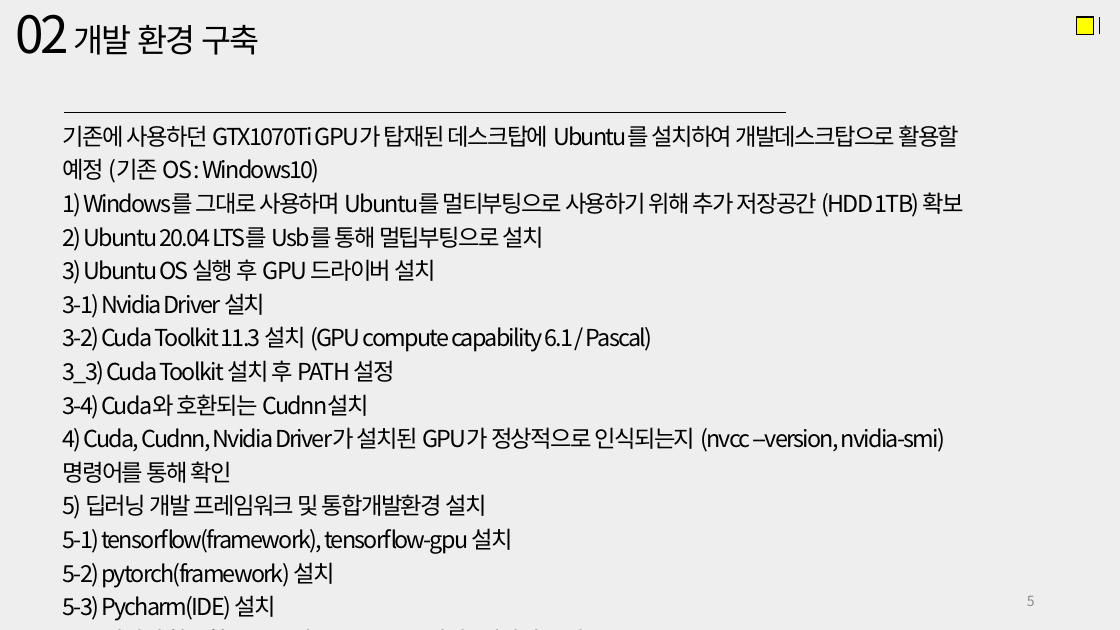
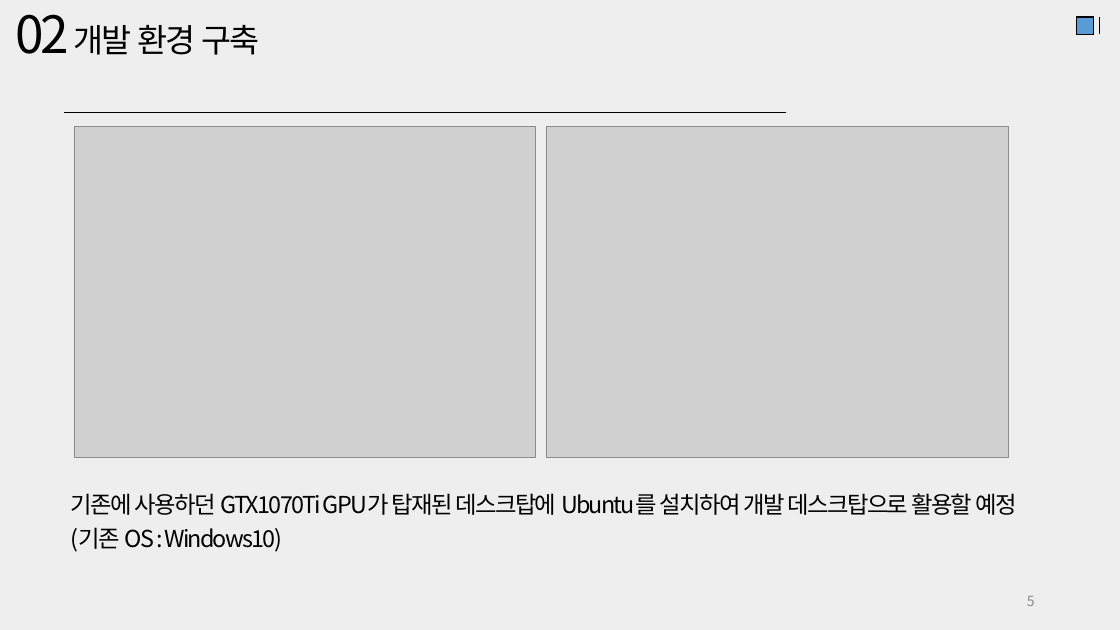
Before and after one commit to JaeHyung-Jung/UNDERDOG, a slide deck: slide 5 of 6주차/중간결과 발표자료.pptx. Drawn at 1120x630 pixels with LibreOffice and Linux fonts; fonts in the diff are those of the drawing; grey boxes stand for pictures. Boxes give left, top, right and bottom in pixels: in the first picture for what was removed or moved away, otherwise in the second. Text is boxed around its words. In the diff, an @@ line names an element or a change of style, - is before the commit and + after.

```diff
--- a/6주차/중간결과 발표자료.pptx
+++ b/6주차/중간결과 발표자료.pptx
@@ rectangle at bbox=[1076, 17, 1094, 34]: fill #FFFF00 to #5B9BD5 @@
@@ picture added at bbox=[75, 126, 536, 457] @@
@@ picture added at bbox=[547, 126, 1009, 457] @@
@@ text at bbox=[71, 493, 1017, 552]: text changed @@
-기존에 사용하던 GTX1070Ti GPU가 탑재된 데스크탑에 Ubuntu를 설치하여 개발데스크탑으로 활용할 예정 (기존 OS : Windows10)
-1) Windows를 그대로 사용하며 Ubuntu를 멀티부팅으로 사용하기 위해 추가 저장공간 (HDD 1TB) 확보
-2) Ubuntu 20.04 LTS를 Usb를 통해 멀팁부팅으로 설치
-3) Ubuntu OS 실행 후 GPU 드라이버 설치
-3-1) Nvidia Driver 설치
-3-2) Cuda Toolkit 11.3 설치 (GPU compute capability 6.1 / Pascal)
-3_3) Cuda Toolkit 설치 후 PATH 설정
-3-4) Cuda와 호환되는 Cudnn설치
-4) Cuda, Cudnn, Nvidia Driver가 설치된 GPU가 정상적으로 인식되는지 (nvcc --version, nvidia-smi) 명령어를 통해 확인
-5) 딥러닝 개발 프레임워크 및 통합개발환경 설치
-5-1) tensorflow(framework), tensorflow-gpu 설치
-5-2) pytorch(framework) 설치
-5-3) Pycharm(IDE) 설치
-5-4) 터미널 창분할 프로그램 Terminator 설치 (개발에 용이)
+기존에 사용하던 GTX1070Ti GPU가 탑재된 데스크탑에 Ubuntu를 설치하여 개발 데스크탑으로 활용할 예정 (기존 OS : Windows10)
```
Also in this commit, not shown: 9 other slides changed, 3 slides added.
